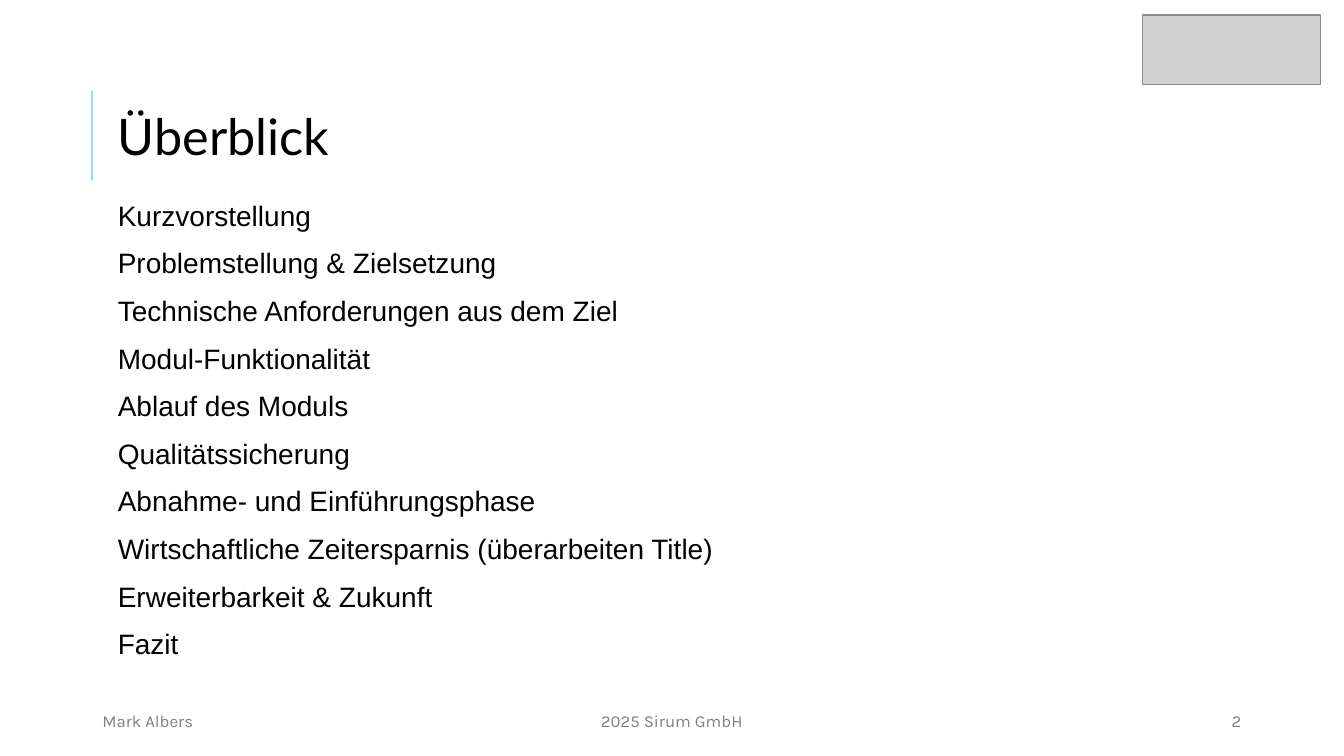
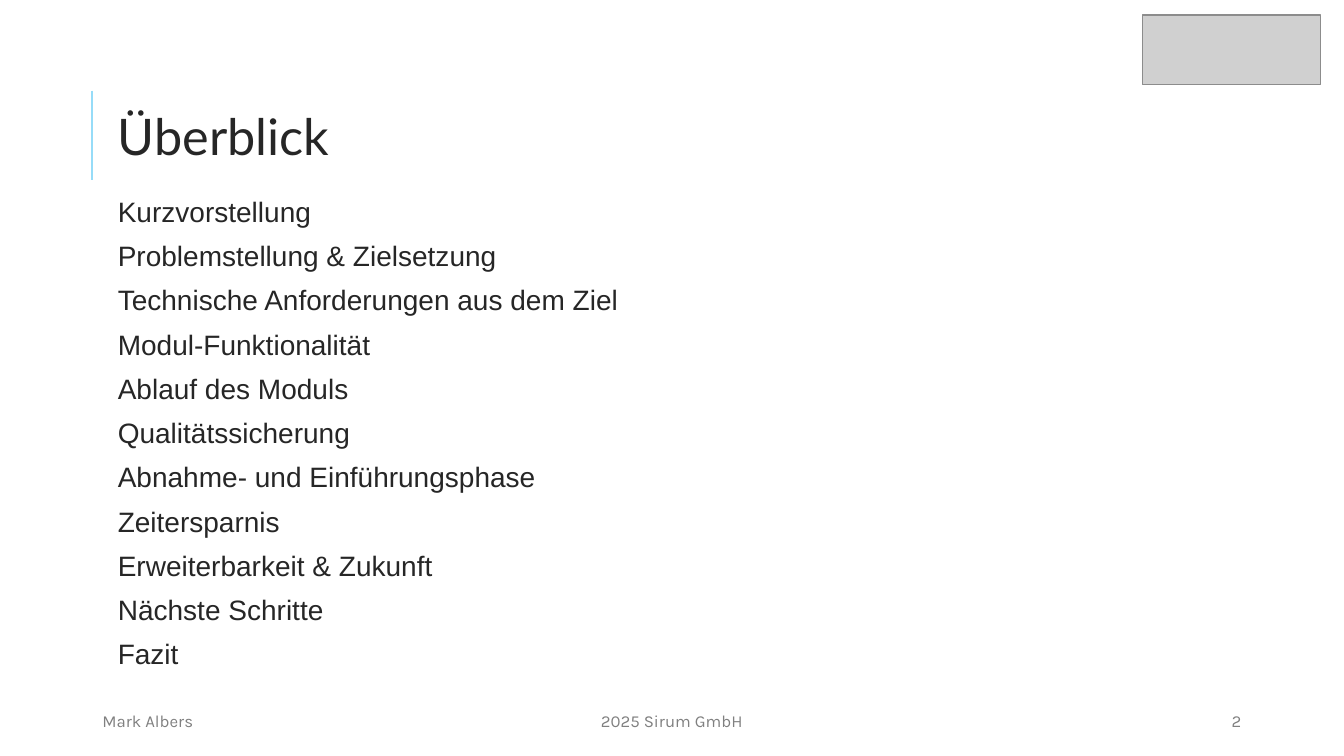
Before and after one commit to mork02/IHK-Projekt, a slide deck: slide 2 of Präsentation/Entwicklung eines Odoo-Moduls zur ZIP-komprimierten Dateiverwaltung im Dokumentenmanagementsystem.pptx. Drawn at 1344x756 pixels with LibreOffice and Linux fonts; fonts in the diff are those of the drawing; grey boxes stand for pictures. Boxes give left, top, right and bottom in pixels: in the first picture for what was removed or moved away, otherwise in the second. Text is boxed around its words. In the diff, an @@ line names an element or a change of style, - is before the commit and + after.

```diff
--- a/Präsentation/Entwicklung eines Odoo-Moduls zur ZIP-komprimierten Dateiverwaltung im Dokumentenmanagementsystem.pptx
+++ b/Präsentation/Entwicklung eines Odoo-Moduls zur ZIP-komprimierten Dateiverwaltung im Dokumentenmanagementsystem.pptx
@@ title "Überblick" at (118,112,330,156): text colour #000000 to #262626 @@
@@ text at (118,201,618,665): text colour #000000 to #262626 in "Kurzvorstellung", "Problemstellung & Zielsetzung", "Technische Anforderungen aus dem Ziel", "Modul-Funktionalität" and 5 more places; line spacing 1 to 0.9 @@
@@ text at (118,511,280,537): text changed; text colour #000000 to #262626 @@
-Wirtschaftliche Zeitersparnis (überarbeiten Title)
+Zeitersparnis
@@ text at (118,599,323,621): paragraph added @@
+Nächste Schritte
```
Also in this commit, not shown: 13 other slides changed, 1 slide added.
